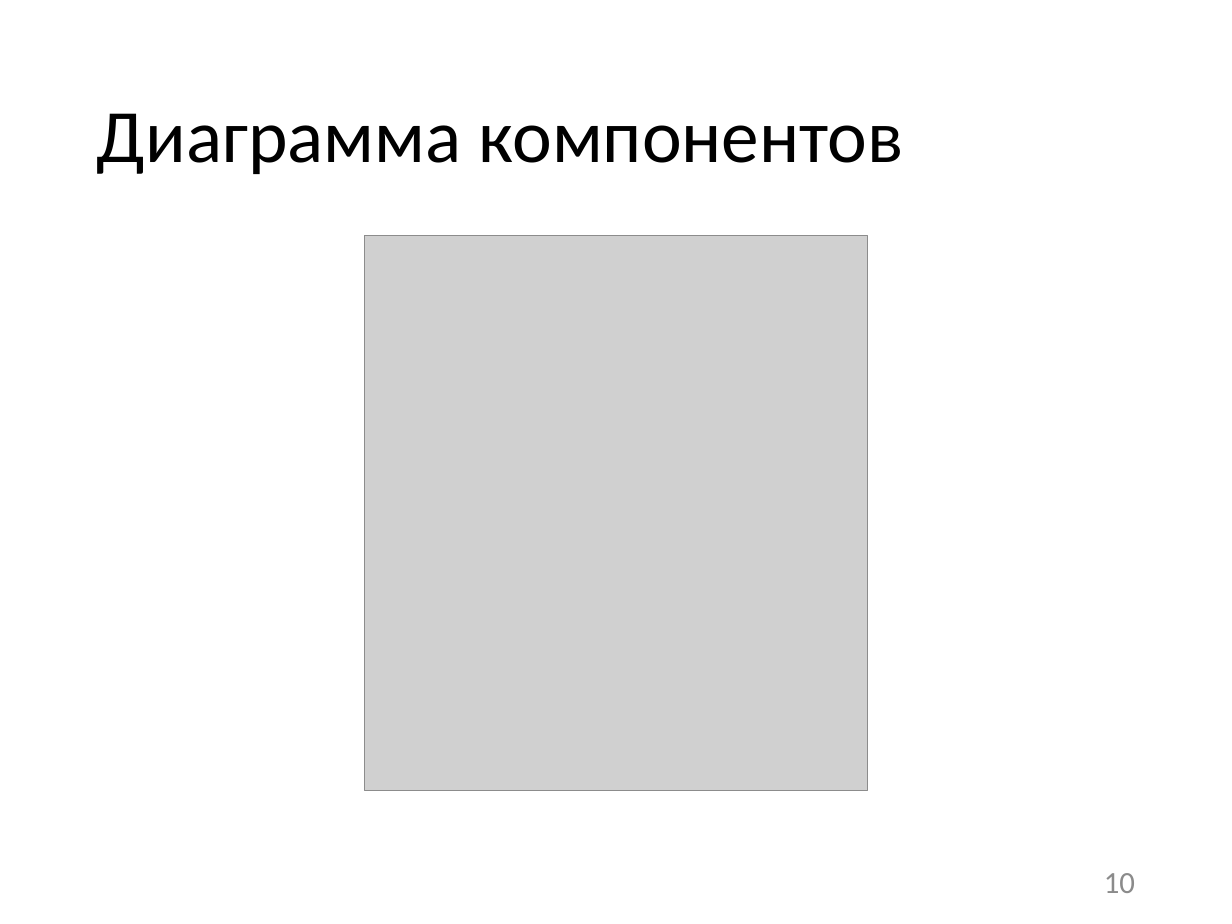
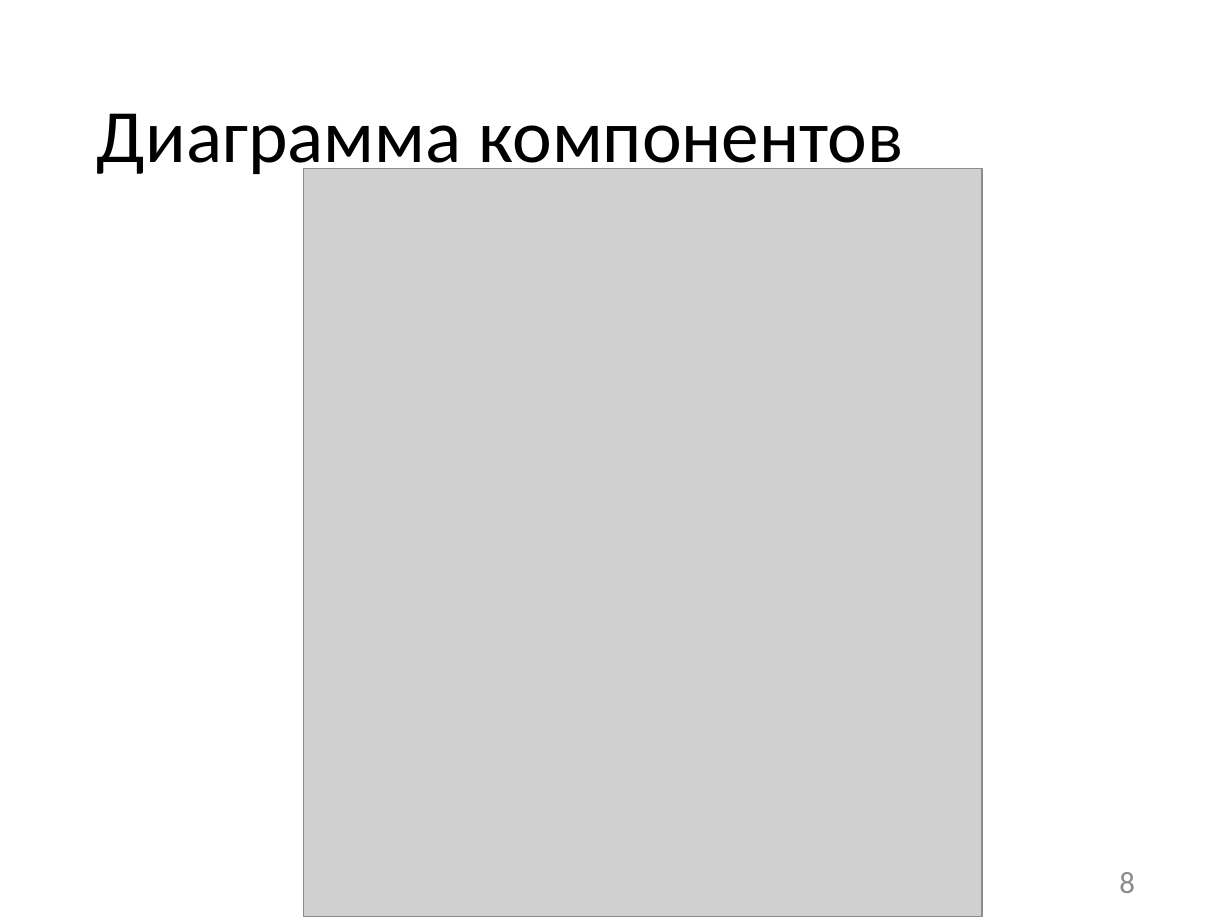
Before and after one commit to benhe119/SuricataSettingsManager, a slide deck: slide 8 of Презентация.pptx (slide 10 before the commit). Drawn at 1232x924 pixels with LibreOffice and Linux fonts; fonts in the diff are those of the drawing; grey boxes stand for pictures. Boxes give left, top, right and bottom in pixels: in the first picture for what was removed or moved away, otherwise in the second. Text is boxed around its words. In the diff, an @@ line names an element or a change of style, - is before the commit and + after.

```diff
--- a/Презентация.pptx
+++ b/Презентация.pptx
@@ picture resized from (x1=365, y1=235, x2=869, y2=790) to (x1=303, y1=169, x2=982, y2=917) @@
@@ page number at (x1=1119, y1=872, x2=1135, y2=893): text changed @@
-10
+8
```
Also in this commit, not shown: 8 other slides changed, 1 slide added, 1 slide removed.
